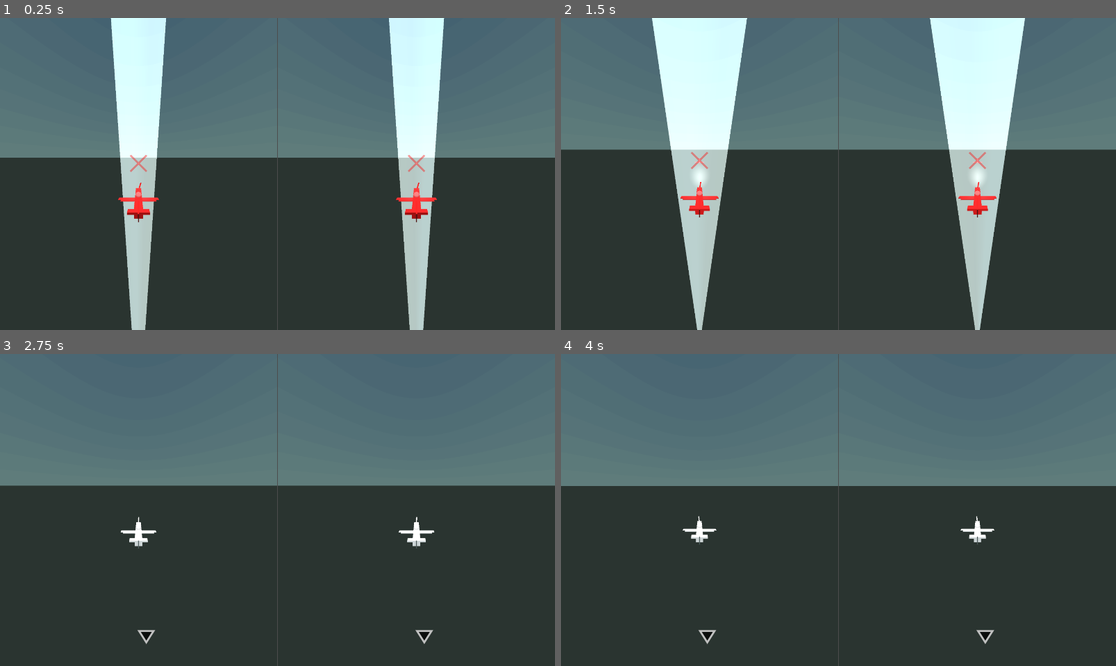
Above: before the commit, frames 1-4 (two rows, left to right).
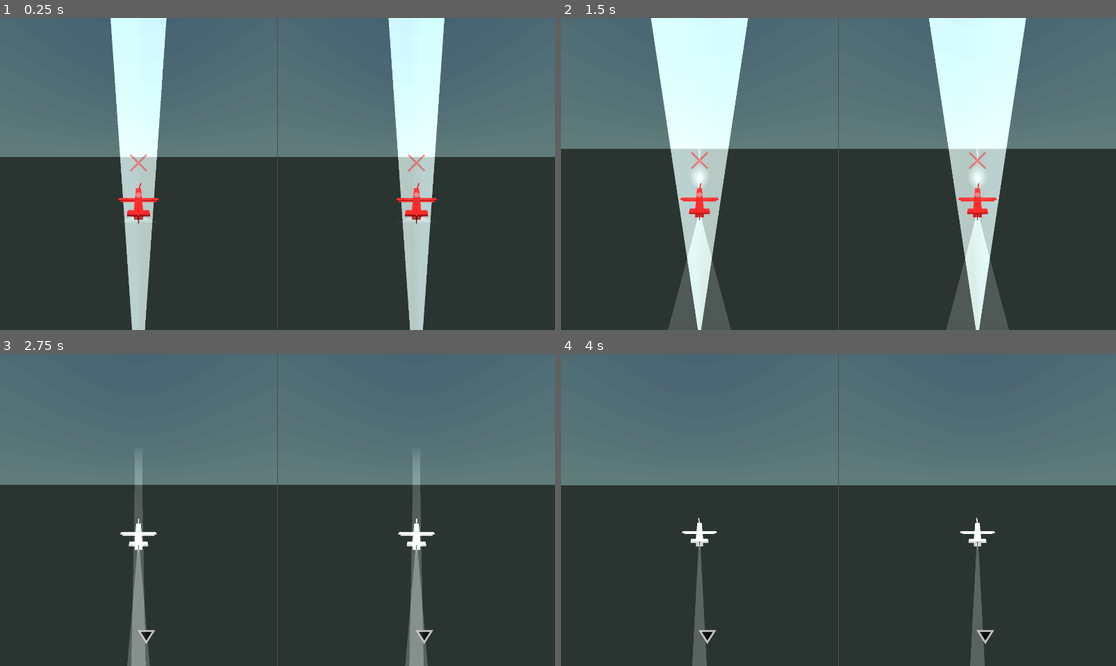
Above: after the commit, the same moments.

Repository: proximadams/Paper-Pilots
Game: Godot game, scene res://scenes/level.tscn
The game is run twice, just before and just after one commit, with the same random seed, the same clock (stepped at 60 frames per second) and the same inputs. A sky picture missing from this copy of the repository is replaced by a grey-blue gradient.
Inputs:
- Up to frame 1 (0.25 s): no input
- Up to frame 2 (1.5 s): no input
- Up to frame 3 (2.75 s): no input
- Up to frame 4 (4 s): no input

The runs differ from the first frame. In frame 1, 0.8% of the frame differs, in the area x 0-100%, y 0-100%; in frame 2, 5.5%; in frame 3, 3.3%; in frame 4, 1.7%.

Commit message:
trail effect

Diff:
--- a/scenes/level.tscn
+++ b/scenes/level.tscn
@@ -2,7 +2,7 @@
 
 [ext_resource type="PackedScene" uid="uid://b58w5vg0q13f8" path="res://scenes/player.tscn" id="1_2q6dc"]
 [ext_resource type="Shader" uid="uid://kcr4ogfia85d" path="res://shaders/sky.gdshader" id="1_2r41h"]
-[ext_resource type="Script" uid="uid://buud1dm52a4b6" path="res://scenes/physical_world_elements_follow.gd" id="1_ppgk2"]
+[ext_resource type="Script" uid="uid://buud1dm52a4b6" path="res://scripts/physical_world_elements_follow.gd" id="1_ppgk2"]
 [ext_resource type="Script" uid="uid://bv32pulmq6j8j" path="res://scripts/player_camera.gd" id="1_w7c3h"]
 [ext_resource type="Texture2D" uid="uid://d3sd8vl6emo1f" path="res://shaders/sky_panorama.png" id="2_klq6b"]
 [ext_resource type="PackedScene" uid="uid://cen3owr6ivv1w" path="res://scenes/enemy_indicator_arrow.tscn" id="3_w8frs"]
@@ -94,7 +94,7 @@
 
 [node name="SubViewport" type="SubViewport" parent="GridContainer/p1SubViewportContainer"]
 handle_input_locally = false
-size = Vector2i(1150, 1296)
+size = Vector2i(2, 2)
 render_target_update_mode = 4
 
 [node name="Camera3D" type="Camera3D" parent="GridContainer/p1SubViewportContainer/SubViewport" node_paths=PackedStringArray("followTarget", "lookAtTarget", "player", "enemyOffscreen", "enemyOnscreen")]
@@ -121,7 +121,7 @@
 
 [node name="SubViewport" type="SubViewport" parent="GridContainer/p2SubViewportContainer"]
 handle_input_locally = false
-size = Vector2i(1150, 1296)
+size = Vector2i(2, 2)
 render_target_update_mode = 4
 
 [node name="Camera3D" type="Camera3D" parent="GridContainer/p2SubViewportContainer/SubViewport" node_paths=PackedStringArray("followTarget", "lookAtTarget", "player", "enemyOffscreen", "enemyOnscreen")]
--- a/scenes/player.tscn
+++ b/scenes/player.tscn
@@ -1,8 +1,9 @@
-[gd_scene load_steps=20 format=3 uid="uid://b58w5vg0q13f8"]
+[gd_scene load_steps=22 format=3 uid="uid://b58w5vg0q13f8"]
 
 [ext_resource type="Script" uid="uid://bbvj4iauu42wr" path="res://scripts/player.gd" id="1_3vyb7"]
 [ext_resource type="Material" uid="uid://cnc35h3nsvuct" path="res://materials/safe.tres" id="2_g2els"]
 [ext_resource type="Material" uid="uid://cgiog6wwt3bhg" path="res://materials/unsafe.tres" id="3_qhqgy"]
+[ext_resource type="Script" uid="uid://c2hn5t2b4irdp" path="res://scripts/trail_effect.gd" id="4_dqkch"]
 
 [sub_resource type="CapsuleShape3D" id="CapsuleShape3D_u8vuu"]
 height = 6.0
@@ -148,6 +149,13 @@
 [sub_resource type="ConvexPolygonShape3D" id="ConvexPolygonShape3D_qhqgy"]
 points = PackedVector3Array(0, 0, 10000, 0, 4000, 10000, 0, -4000, 10000, 4000, 0, 10000, -4000, 0, 10000, 2828, 2828, 10000, 2828, -2828, 10000, -2828, 2828, 10000, -2828, -2828, 10000, 0, 0, 0)
 
+[sub_resource type="StandardMaterial3D" id="StandardMaterial3D_dqkch"]
+transparency = 1
+blend_mode = 1
+cull_mode = 2
+shading_mode = 0
+vertex_color_use_as_albedo = true
+
 [node name="Player" type="CharacterBody3D" node_paths=PackedStringArray("gunShots", "gunShotsAnim", "leftMoveableWing", "rightMoveableWing", "propellor", "rectangles")]
 collision_layer = 0
 motion_mode = 1
@@ -283,6 +291,33 @@
 [node name="Front" type="OmniLight3D" parent="OmniLight3Ds"]
 transform = Transform3D(1, 0, 0, 0, 1, 0, 0, 0, 1, 0, 1, 4)
 
+[node name="MeshInstance3D" type="MeshInstance3D" parent="."]
+transform = Transform3D(1, 0, 0, 0, 1, 0, 0, 0, 1, 0, 0, -2.5)
+
+[node name="Trail3D" type="MeshInstance3D" parent="MeshInstance3D"]
+transform = Transform3D(-4.37114e-08, -1, 0, 1, -4.37114e-08, 0, 0, 0, 1, 0, 0, 0)
+material_override = SubResource("StandardMaterial3D_dqkch")
+skeleton = NodePath("../..")
+script = ExtResource("4_dqkch")
+_fromWidth = 0.1
+_toWidth = 2.0
+_lifespan = 10.0
+_startColor = Color(1, 1, 1, 0.196078)
+_endColor = Color(1, 1, 1, 0)
+metadata/_custom_type_script = "uid://c2hn5t2b4irdp"
+
+[node name="Trail3D2" type="MeshInstance3D" parent="MeshInstance3D"]
+transform = Transform3D(1, 0, 0, 0, 1, 0, 0, 0, 1, 0, 0, 0)
+material_override = SubResource("StandardMaterial3D_dqkch")
+skeleton = NodePath("../..")
+script = ExtResource("4_dqkch")
+_fromWidth = 0.1
+_toWidth = 2.0
+_lifespan = 10.0
+_startColor = Color(1, 1, 1, 0.196078)
+_endColor = Color(1, 1, 1, 0)
+metadata/_custom_type_script = "uid://c2hn5t2b4irdp"
+
 [connection signal="area_entered" from="GunShotArea3D" to="." method="_on_gun_shot_area_3d_area_entered"]
 [connection signal="area_exited" from="GunShotArea3D" to="." method="_on_gun_shot_area_3d_area_exited"]
 [connection signal="body_entered" from="GunShotArea3D" to="." method="_on_gun_shot_area_3d_body_entered"]
--- a/scenes/physical_world_elements_follow.gd
+++ b/scripts/physical_world_elements_follow.gd
@@ -7,4 +7,4 @@
 	for currPlayer in playerArr:
 		if currPlayer.global_position.y < bottomY:
 			bottomY = currPlayer.global_position.y
-	global_position.y = bottomY - 1000.0
+	global_position.y = bottomY - 5000.0
--- a/scripts/player.gd
+++ b/scripts/player.gd
@@ -1,6 +1,6 @@
 extends CharacterBody3D
 
-const GRAVITY               : float = -200.0
+const GRAVITY               : float = -2000.0
 const MAX_PROPELLOR_SPEED   : float = 20.0
 const MAX_PROPULSION_SPEED  : float = 10000.0
 const MOVE_ACCELERATION     : float = 400.0
@@ -38,7 +38,7 @@
 # TODO: edge of screen tells you where enemy is
 # TODO: slightly random hit location on plane
 
-func _process(delta: float) -> void:
+func _physics_process(delta: float) -> void:
 	_handle_input_wing_angles()
 	_handle_spin_propellor(delta)
 	_handle_gun_fire()
@@ -92,7 +92,7 @@
 		gunShotsAnim.play('not_shooting')
 
 func _handle_gravity() -> void:
-	fallSpeed = GRAVITY * abs(global_basis.z.normalized().y) + abs(global_basis.x.normalized().y)
+	fallSpeed = GRAVITY * abs(global_basis.z.normalized().y) + abs(global_basis.x.normalized().y) * velocity.y
 
 func _handle_movement(delta: float) -> void:
 	var accdeccMult = _get_acceleration_decceleration_mult()
@@ -107,8 +107,8 @@
 	transform = transform.orthonormalized()
 
 func _handle_rotation(delta: float) -> void:
-	var speedMultX = 1.5 + (0.003 * (sqrt(propulsionSpeed * abs(fallSpeed))))
-	var speedMultY = 1.2 + (0.0008 * (sqrt(propulsionSpeed * abs(fallSpeed))))
+	var speedMultX = 1.5 + (0.003 * (sqrt(propulsionSpeed)))
+	var speedMultY = 1.2 + (0.0008 * (sqrt(propulsionSpeed)))
 	var inputDirection = get_input_direction()
 	if 0.0 < propulsionSpeed or rad_to_deg(rotation.x) < 80.0 or 100.0 < rad_to_deg(rotation.x):
 		rotate_object_local(Vector3.RIGHT, delta * inputDirection.y * speedMultY)
--- /dev/null
+++ b/scripts/trail_effect.gd
@@ -0,0 +1,332 @@
+class_name Trail3D extends MeshInstance3D
+
+var _points = []
+var _widths = []
+var _lifePoints = []
+
+@export var _trailEnabled: bool = true
+
+@export var _fromWidth: float = 0.5
+@export var _toWidth : float = 0.0
+@export_range(0.5, 1.0) var _scaleAcceleration: float = 1.0
+
+@export var _motionDelta: float = 0.1
+@export var _lifespan: float = 1.0
+
+@export var _startColor: Color
+@export var _endColor: Color
+
+var _oldPos: Vector3
+
+func _ready():
+	_oldPos = get_global_transform().origin
+	mesh = ImmediateMesh.new()
+
+func AppendPoint():
+	_points.append(get_global_transform().origin)
+	_widths.append([
+		get_global_transform().basis.x * _fromWidth,
+		get_global_transform().basis.x * _fromWidth - get_global_transform().basis.x * _toWidth
+	])
+	_lifePoints.append(0.0)
+
+func RemovePoint(i):
+	_points.remove_at(i)
+	_widths.remove_at(i)
+	_lifePoints.remove_at(i)
+
+func _process(delta: float):
+	if (_oldPos - get_global_transform().origin).length() > _motionDelta and _trailEnabled:
+		AppendPoint()
+		_oldPos = get_global_transform().origin
+
+	var p = 0
+	var max_points = _points.size()
+	while p < max_points:
+		_lifePoints[p] += delta
+		if _lifePoints[p] > _lifespan:
+			RemovePoint(p)
+			p -= 1
+			if p < 0:
+				p = 0
+
+		max_points = _points.size()
+		p += 1
+	mesh.clear_surfaces()
+
+	if _points.size() < 2:
+		return
+
+	mesh.surface_begin(Mesh.PRIMITIVE_TRIANGLE_STRIP)
+	for i in range(_points.size()):
+		var t = float(i) / (_points.size() - 1.0)
+		var currColor = _startColor.lerp(_endColor, 1 - t)
+		mesh.surface_set_color(currColor)
+
+		var currWidth = _widths[i][0] - pow(1 - t, _scaleAcceleration) * _widths[i][1]
+
+		var t0 = i / _points.size()
+		var t1 = t
+
+		mesh.surface_set_uv(Vector2(t0, 0))
+		mesh.surface_add_vertex(to_local(_points[i] + currWidth))
+		mesh.surface_set_uv(Vector2(t1, 1))
+		mesh.surface_add_vertex(to_local(_points[i] - currWidth))
+	mesh.surface_end()
+
+"""
+Original Author: Oussama BOUKHELF
+License: MIT
+Version: 0.1
+Email: o.boukhelf@gmail.com
+Description: Advanced 2D/3D Trail system.
+"""
+"""
+enum {VIEW, NORMAL, OBJECT}
+enum {X, Y, Z}
+
+@export var emit: bool = true
+@export var distance: float= 0.1
+@export_range(0, 99999) var segments: int = 20
+@export var lifetime: float= 0.5
+@export_range(0, 99999) var base_width: float =  0.5
+@export var tiled_texture: bool = false
+@export var tiling: int = 0
+@export var width_profile: Curve
+@export_range(0, 3) var smoothing_iterations: int= 0
+@export_range(0, 0.5) var smoothing_ratio: float = 0.25
+@export_enum('VIEW', 'NORMAL', 'OBJECT') var alignment: int = VIEW
+@export_enum('X', 'Y', 'Z') var axe: int = Y
+
+
+var points := []
+var color := Color(1, 1, 1, 1)
+var always_update = false
+
+var _target: Node3D
+var _A: Point
+var _B: Point
+var _C: Point
+var _temp_segment := []
+var _points := []
+
+class Point:
+	var transform: Transform3D
+	var age: float = 0.0
+
+	func _init(transform :Transform3D, age :float) -> void:
+		transform = transform
+		age = age
+
+	func update(delta: float, points: Array) -> void:
+		age -= delta
+		if age <= 0:
+			points.erase(self)
+
+func add_point(transform :Transform3D) -> void:
+	var point =  Point.new(transform, lifetime)
+	points.push_back(point)
+
+func clear_points() -> void:
+	points.clear()
+
+func _prepare_geometry(point_prev :Point, point :Point, half_width :float, factor :float) -> Array:
+	var normal := Vector3()
+
+	if alignment == VIEW:
+		if get_viewport().get_camera_3d():
+			var cam_pos = get_viewport().get_camera_3d().get_global_transform().origin
+			var path_direction :Vector3 = (point.transform.origin - point_prev.transform.origin).normalized()
+			normal = (cam_pos - (point.transform.origin + point_prev.transform.origin)/2).cross(path_direction).normalized()
+		else:
+			print("There is no camera in the scene")
+
+	elif alignment == NORMAL:
+		if axe == X:
+			normal = point.transform.basis.x.normalized()
+		elif axe == Y:
+			normal = point.transform.basis.y.normalized()
+		else:
+			normal = point.transform.basis.z.normalized()
+
+	else:
+		if axe == X:
+			normal = _target.global_transform.basis.x.normalized()
+		elif axe == Y:
+			normal = _target.global_transform.basis.y.normalized()
+		else:
+			normal = _target.global_transform.basis.z.normalized()
+
+	var width = half_width
+	if width_profile:
+		width = half_width * width_profile.interpolate(factor)
+
+	var p1 = point.transform.origin-normal*width
+	var p2 = point.transform.origin+normal*width
+	return [p1, p2]
+
+func render(update := false) -> void:
+	if update:
+		always_update = update
+	else:
+		_render_geometry(points)
+
+func _render_realtime() -> void:
+	var render_points = _points+_temp_segment+[_C]
+	_render_geometry(render_points)
+
+func _render_geometry(source: Array) -> void:
+	var points_count = source.size()
+	if points_count < 2:
+		return
+
+	# The following section is a hack to make orientation "view" work.
+	# but it may cause an artifact at the end of the trail.
+	# You can use transparency in the gradient to hide it for now.
+	var _d :Vector3 = source[0].transform.origin - source[1].transform.origin
+	var _t :Transform3D = source[0].transform
+	_t.origin = _t.origin + _d
+	var point = Point.new(_t, source[0].age)
+	var to_be_rendered = [point]+source
+	points_count += 1
+
+	var half_width :float = base_width/2.0
+	var u := 0.0
+
+	mesh.clear_surfaces()
+	mesh.surface_begin(Mesh.PRIMITIVE_TRIANGLE_STRIP, null)
+	for i in range(1, points_count):
+		var factor :float = float(i)/(points_count-1)
+
+		var vertices = _prepare_geometry(to_be_rendered[i-1], to_be_rendered[i], half_width, 1.0-factor)
+		if tiled_texture:
+			if tiling > 0:
+				factor *= tiling
+			else:
+				var travel = (to_be_rendered[i-1].transform.origin - to_be_rendered[i].transform.origin).length()
+				u += travel/base_width
+				factor = u
+
+		mesh.surface_set_uv(Vector2(factor, 0))
+		mesh.surface_add_vertex(vertices[0])
+		mesh.surface_set_uv(Vector2(factor, 1))
+		mesh.surface_add_vertex(vertices[1])
+
+	mesh.surface_end()
+
+func _update_points() -> void:
+	var delta = get_process_delta_time()
+
+	_A.update(delta, _points)
+	_B.update(delta, _points)
+	_C.update(delta, _points)
+	for point in _points:
+		point.update(delta, _points)
+
+	var size_multiplier = [1, 2, 4, 6][smoothing_iterations]
+	var max_points_count :int = segments * size_multiplier
+	if _points.size() > max_points_count:
+		_points.reverse()
+		_points.resize(max_points_count)
+		_points.reverse()
+
+func smooth() -> void:
+	if points.size() < 3:
+		return
+
+	var output := [points[0]]
+	for i in range(1, points.size()-1):
+		output += _chaikin(points[i-1], points[i], points[i+1])
+
+	output.push_back(points[-1])
+	points = output
+
+func _chaikin(A, B, C) -> Array:
+	if smoothing_iterations == 0:
+		return [B]
+
+	var out := []
+	var x :float = smoothing_ratio
+
+	# Pre-calculate some parameters to improve performance
+	var xi  :float = (1-x)
+	var xpa :float = (x*x-2*x+1)
+	var xpb :float = (-x*x+2*x)
+	# transforms
+	var A1_t  :Transform3D = A.transform.interpolate_with(B.transform, xi)
+	var B1_t  :Transform3D = B.transform.interpolate_with(C.transform, x)
+	# ages
+	var A1_a  :float = lerp(A.age, B.age, xi)
+	var B1_a  :float = lerp(B.age, C.age, x)
+
+	if smoothing_iterations == 1:
+		out = [Point.new(A1_t, A1_a), Point.new(B1_t, B1_a)]
+
+	else:
+		# transforms
+		var A2_t  :Transform3D = A.transform.interpolate_with(B.transform, xpa)
+		var B2_t  :Transform3D = B.transform.interpolate_with(C.transform, xpb)
+		var A11_t :Transform3D = A1_t.interpolate_with(B1_t, x)
+		var B11_t :Transform3D = A1_t.interpolate_with(B1_t, xi)
+		# ages
+		var A2_a  :float = lerp(A.age, B.age, xpa)
+		var B2_a  :float = lerp(B.age, C.age, xpb)
+		var A11_a :float = lerp(A1_a, B1_a, x)
+		var B11_a :float = lerp(A1_a, B1_a, xi)
+
+		if smoothing_iterations == 2:
+			out += [Point.new(A2_t, A2_a), Point.new(A11_t, A11_a),
+					Point.new(B11_t, B11_a), Point.new(B2_t, B2_a)]
+		elif smoothing_iterations == 3:
+			# transforms
+			var A12_t  :Transform3D = A1_t.interpolate_with(B1_t, xpb)
+			var B12_t  :Transform3D = A1_t.interpolate_with(B1_t, xpa)
+			var A121_t :Transform3D = A11_t.interpolate_with(A2_t, x)
+			var B121_t :Transform3D = B11_t.interpolate_with(B2_t, x)
+			# ages
+			var A12_a  :float = lerp(A1_a, B1_a, xpb)
+			var B12_a  :float = lerp(A1_a, B1_a, xpa)
+			var A121_a :float = lerp(A11_a, A2_a, x)
+			var B121_a :float = lerp(B11_a, B2_a, x)
+			out += [Point.new(A2_t, A2_a), Point.new(A121_t, A121_a), Point.new(A12_t, A12_a),
+					Point.new(B12_t, B12_a), Point.new(B121_t, B121_a), Point.new(B2_t, B2_a)]
+
+	return out
+
+func _emit(delta) -> void:
+	var _transform :Transform3D = _target.global_transform
+
+	var point = Point.new(_transform, lifetime)
+	if not _A:
+		_A = point
+		return
+	elif not _B:
+		_A.update(delta, _points)
+		_B = point
+		return
+
+	if _B.transform.origin.distance_squared_to(_transform.origin) >= distance*distance:
+		_A = _B
+		_B = point
+		_points += _temp_segment
+
+	_C = point
+
+	_update_points()
+	_temp_segment = _chaikin(_A, _B, _C)
+	_render_realtime()
+
+func _ready() -> void:
+	mesh = ImmediateMesh.new()
+	_target = get_parent()
+	top_level = true
+
+func _process(delta) -> void:
+	if emit:
+		_emit(delta)
+		return
+
+	if always_update:
+		# This is needed for alignment == view, so it can be updated every frame.
+		_render_geometry(points)
+"""
Renamed: scenes/physical_world_elements_follow.gd.uid -> scripts/physical_world_elements_follow.gd.uid
Not shown, added: scripts/trail_effect.gd.uid
